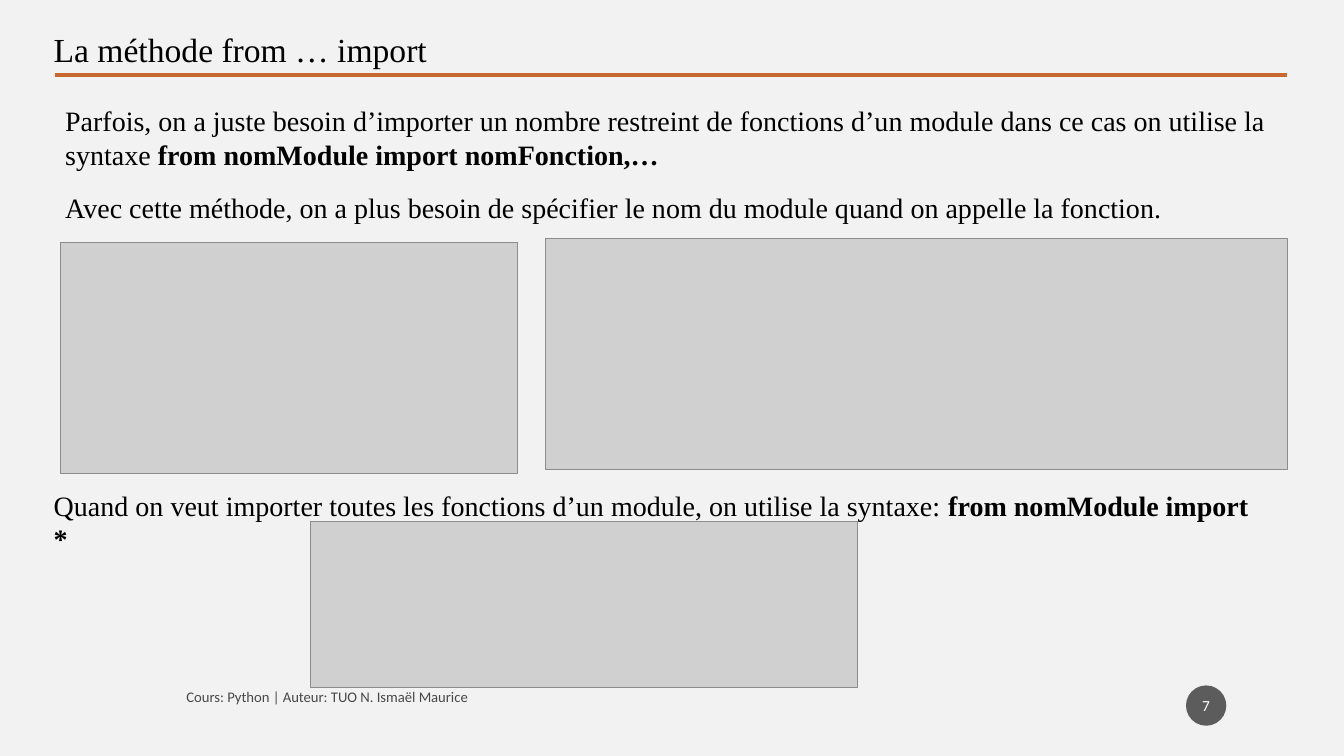
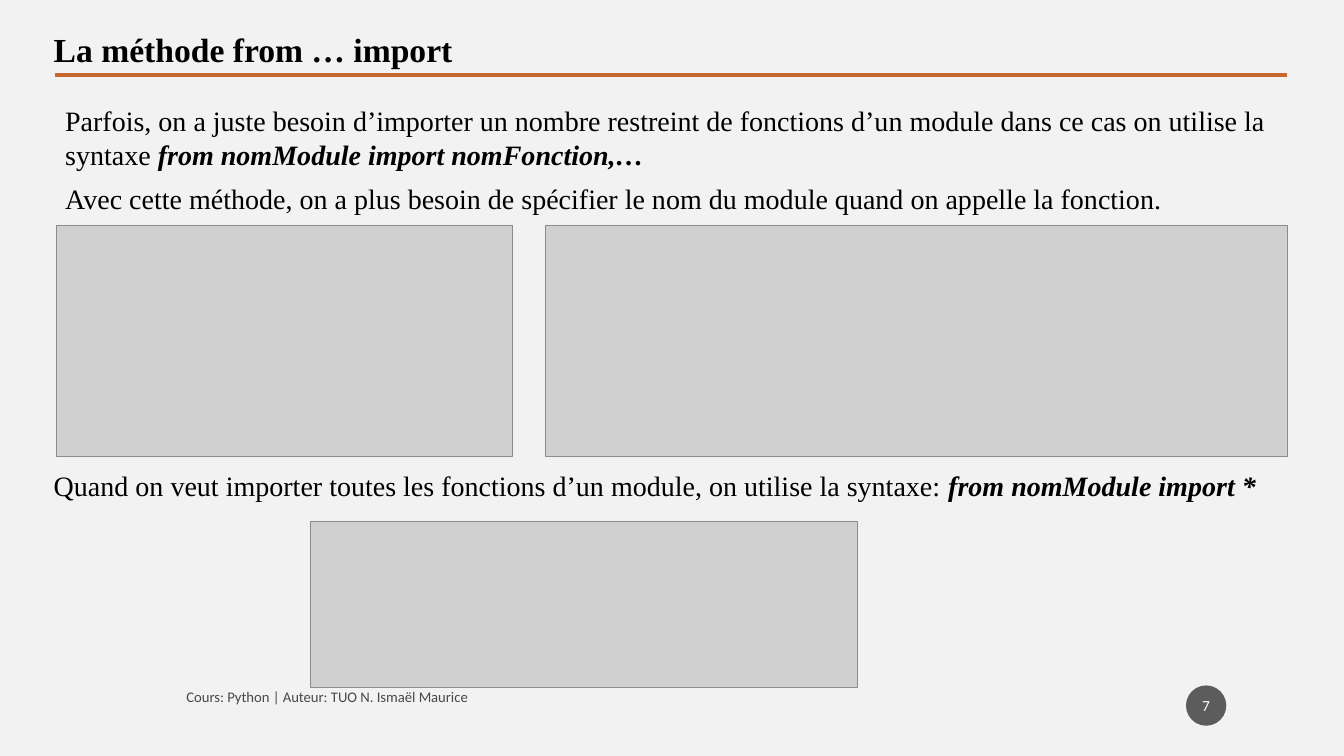
Before and after one commit to tisma95/cours-python, a slide deck: slide 7 of source/Chapitre 6 - Les modules.pptx. Drawn at 1344x756 pixels with LibreOffice and Linux fonts; fonts in the diff are those of the drawing; grey boxes stand for pictures. Boxes give left, top, right and bottom in pixels: in the first picture for what was removed or moved away, otherwise in the second. Text is boxed around its words. In the diff, an @@ line names an element or a change of style, - is before the commit and + after.

```diff
--- a/source/Chapitre 6 - Les modules.pptx
+++ b/source/Chapitre 6 - Les modules.pptx
@@ text "La méthode from … import" at [54,38,452,69]: bold on @@
@@ text "Parfois, on a juste besoin ..." at [65,111,1264,170]: italic on in "from nomModule import nomFonction,…" @@
@@ text "Avec cette méthode, on a ...": place and size @@
-text "Avec cette méthode, on a ..." at [65,198,1161,223]
+text "Avec cette méthode, on a ..." at [65,189,1161,215]
@@ picture: place and size @@
-picture at [60,243,517,474]
+picture at [56,226,513,457]
@@ picture: place and size @@
-picture at [545,238,1288,469]
+picture at [545,226,1288,457]
@@ text "Quand on veut importer toutes ...": place and size @@
-text "Quand on veut importer toutes ..." at [54,496,1248,521]
+text "Quand on veut importer toutes ..." at [54,476,1234,502]
@@ text "Quand on veut importer toutes ..." at [54,476,1234,502]: italic on in "from nomModule import *" @@
```
Also in this commit, not shown: 7 other slides changed, 13 other files.
